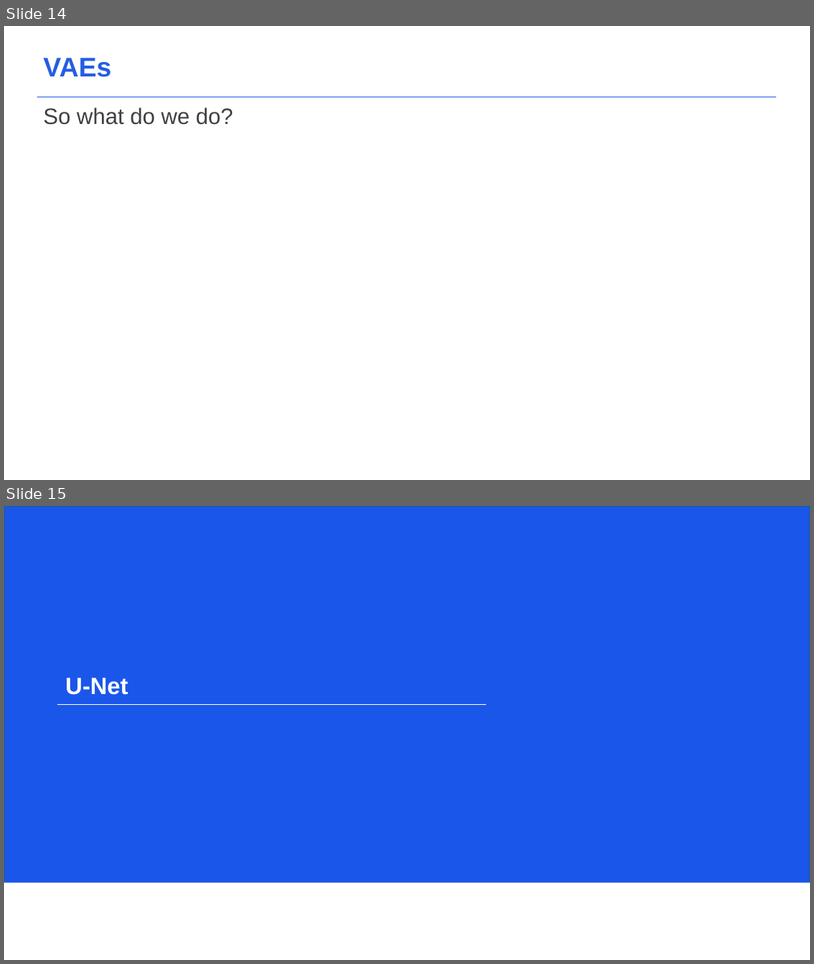
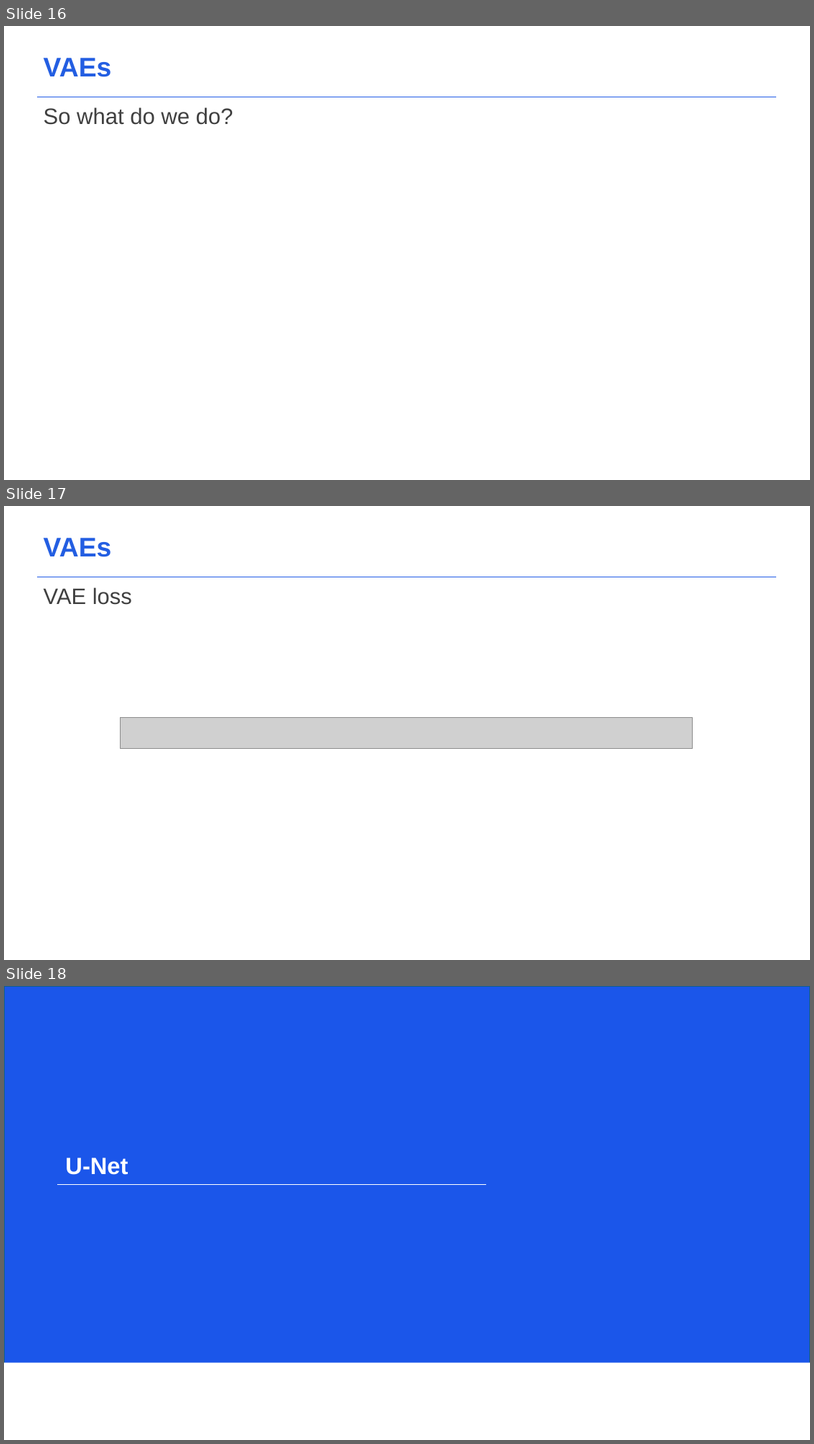
Before and after one commit to acceleratescience/diffusion-models, a slide deck: slides/3_Building-blocks.pptx. Shown one above the other, each under a label of ours: slides 14 and 15 before the commit, slides 16, 17 and 18 after it. The pictures are 814x964 and 814x1444 pixels, drawn with LibreOffice and Linux fonts; fonts in the diff are those of the drawing; grey boxes stand for pictures; background and template pictures are left out. Boxes give left, top, right and bottom in pixels: in the first picture for what was removed or moved away, otherwise in the second. Text is boxed around its words. In the diff, an @@ line names an element or a change of style, - is before the commit and + after.

```diff
--- a/slides/3_Building-blocks.pptx
+++ b/slides/3_Building-blocks.pptx
@@ slide 17 added at (4,506,810,960), background #FFFFFF; not listed: 1 template element that a slide beside it also shows @@
@@ text added at (44,538,112,557), 32 pt, text #235EE2, bold @@
+VAEs
@@ text added at (44,587,132,605), 26.5 pt, text #404040 @@
+VAE loss
@@ picture added at (121,718,693,748) @@
@@ what was slide 14 is now slide 16 @@
@@ what was slide 15 is now slide 18 @@
```
Also in this commit, not shown: 1 slide changed, 3 other slides added, 2 other files.
